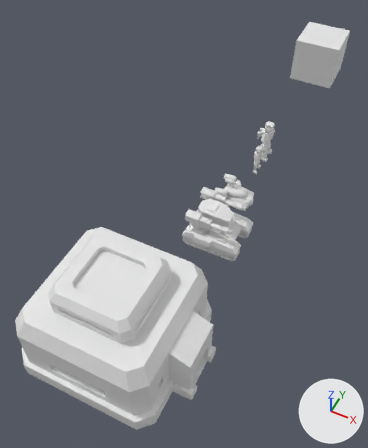
An edit to the Blender file rubens-psx-engine/Content/RTS_stuff.blend, drawn before and after from the same camera.
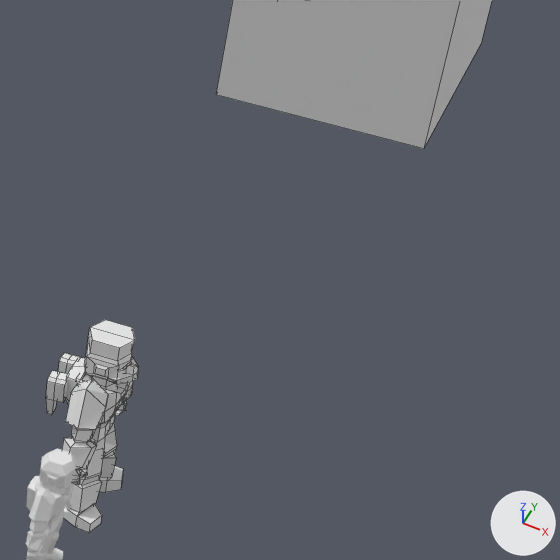
Each version is shown whole from a camera (50 mm lens) standing at (2.62, -11.08, 6.99) and looking at (-0.23, -5.39, -0.12), then close up on the part from 68% to 97% of the width and 13% to 37% of the height. The axes (+X, +Y, +Z) are drawn at lower right. The lights are the same throughout. The close-ups show mesh edges as thin lines.

In view in the first close-up: 'Cube', 'Earthian_troopers', 'Earthian_troopers_heavy'.
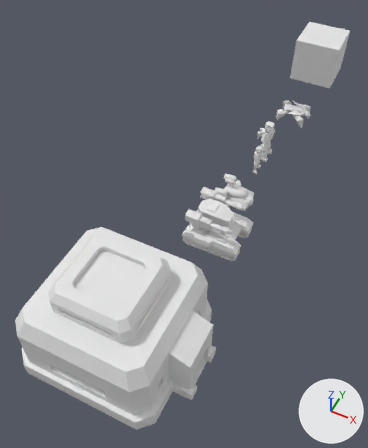
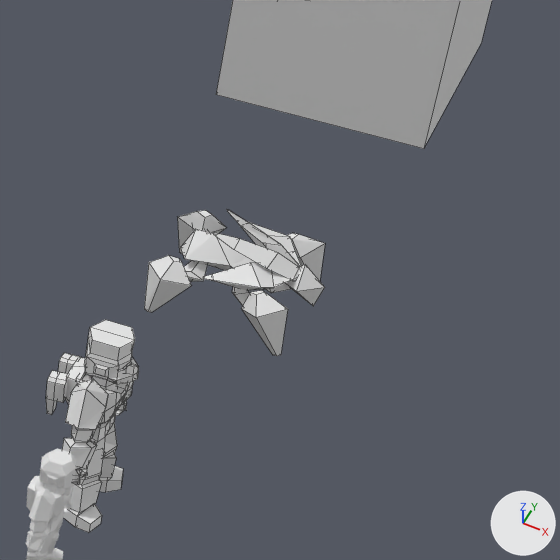
What differs and where, as boxes (x1, y1, x2, y2) in the close-ups (560 x 560 px):
'Cube.001', added: after (144, 210, 325, 356)

The change, as a list of edits to the scene's bpy script:
```text
Add me_cube_006:
    me_cube_006.from_pydata(...)  # 94 vertices, 80 faces; spans x -0.263..0.457, y -0.315..0.005, z -0.015..0.373
    me_cube_006.materials.append(mat_material)  # white #e7e7e7
Add ob_cube_001:
    ob_cube_001 = bpy.data.objects.new('Cube.001', me_cube_006)
    ob_cube_001.location = (0.5, -1.5, 0.0)
    _m = ob_cube_001.modifiers.new('Mirror', 'MIRROR')
    _m.use_axis = (False, True, False)
    _m.use_clip = True
```
